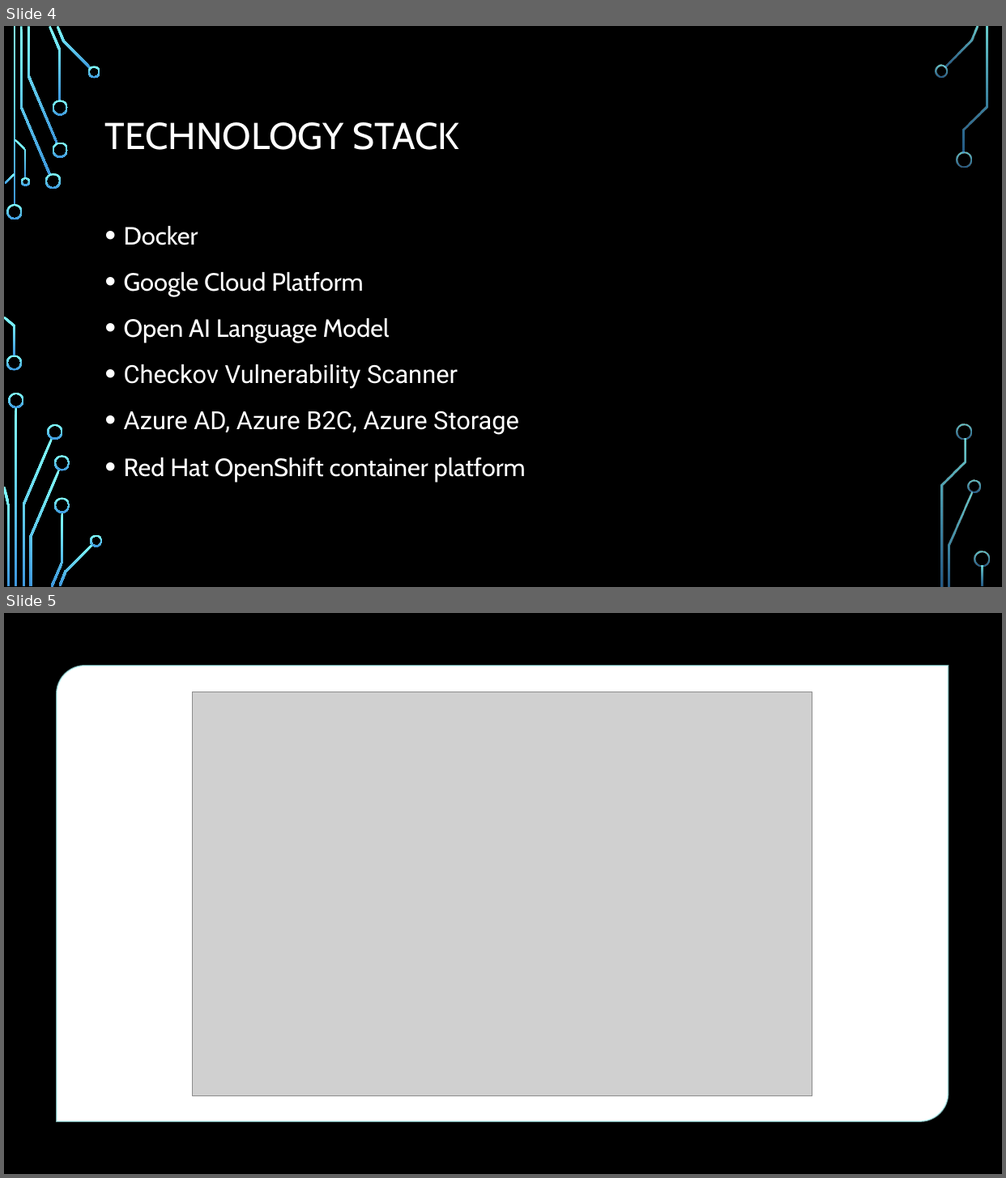
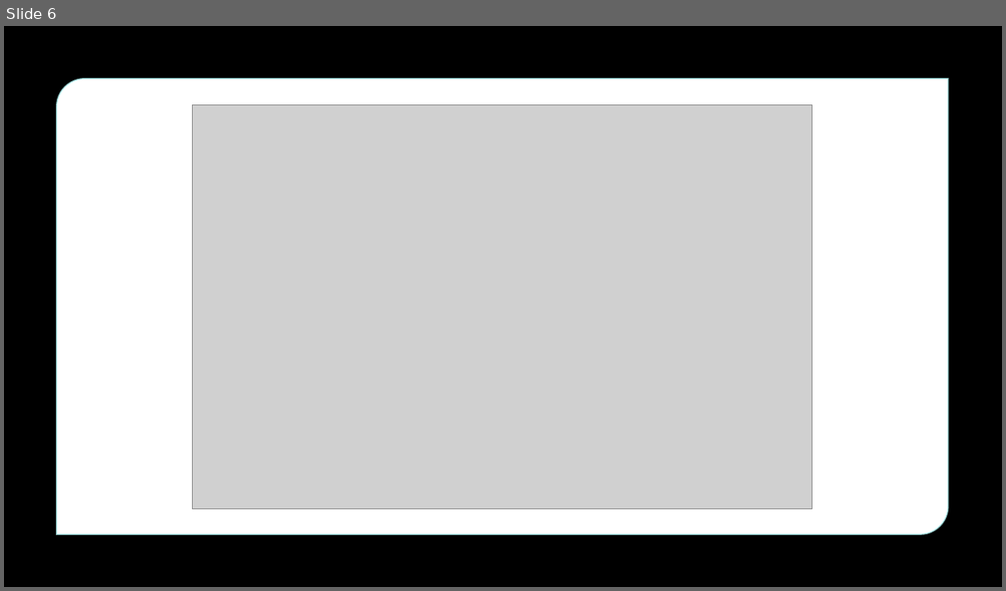
Before and after one commit to AsenAsenov1/axions-collabothon, a slide deck: Axions.pptx. Shown one above the other, each under a label of ours: slides 4 and 5 before the commit, slide 6 after it. The pictures are 1006x1178 and 1006x591 pixels, drawn with LibreOffice and Linux fonts; fonts in the diff are those of the drawing; grey boxes stand for pictures; background and template pictures are left out. Boxes give left, top, right and bottom in pixels: in the first picture for what was removed or moved away, otherwise in the second. Text is boxed around its words. In the diff, an @@ line names an element or a change of style, - is before the commit and + after.

```diff
--- a/Axions.pptx
+++ b/Axions.pptx
@@ slide 4 removed at (x1=4, y1=26, x2=1002, y2=587), background picture (left out); not listed: 17 template elements that a slide beside it also shows @@
@@ title removed at (x1=105, y1=122, x2=459, y2=150) @@
-TECHNOLOGY STACK
@@ text removed at (x1=124, y1=226, x2=526, y2=481) @@
-• Docker
-• Google Cloud Platform
-• Open AI Language Model
-• Checkov Vulnerability Scanner
-• Azure AD, Azure B2C, Azure Storage
-• Red Hat OpenShift container platform
@@ group removed at (x1=6, y1=65, x2=990, y2=586): 19 freeform shapes @@
@@ what was slide 5 is now slide 6 @@
```
Also in this commit, not shown: 1 slide added, 1 other file.
